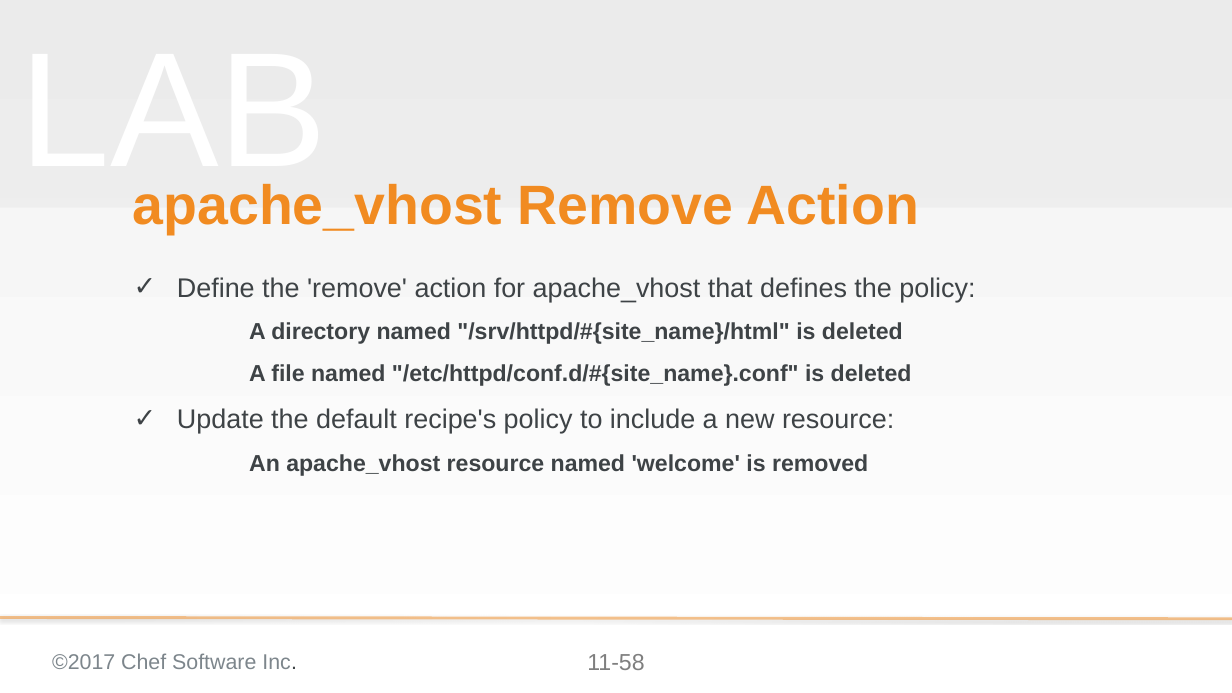
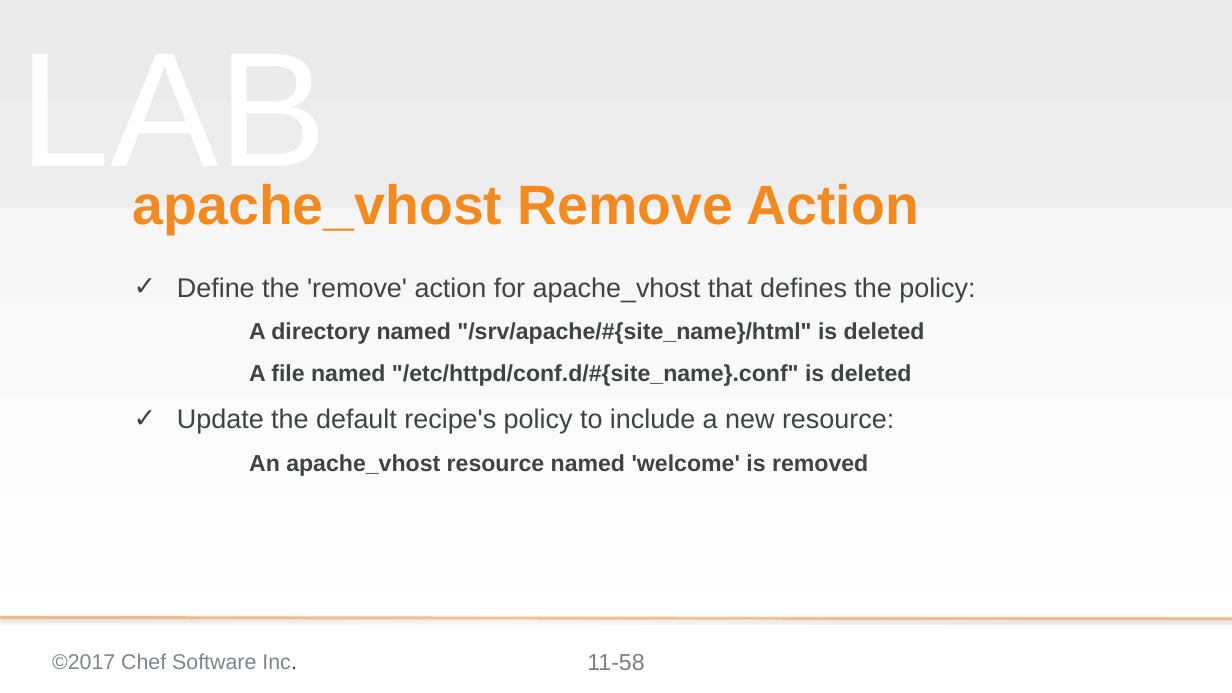
Before and after one commit to ericheiser/chef-intermediate, a slide deck: slide 58 of 11-creating_a_custom_resource.pptx. Drawn at 1232x693 pixels with LibreOffice and Linux fonts; fonts in the diff are those of the drawing; background and template pictures are left out. Boxes give left, top, right and bottom in pixels: in the first picture for what was removed or moved away, otherwise in the second. Text is boxed around its words. In the diff, an @@ line names an element or a change of style, - is before the commit and + after.

```diff
--- a/11-creating_a_custom_resource.pptx
+++ b/11-creating_a_custom_resource.pptx
@@ subtitle at (249,322,925,344): text changed @@
-  A directory named "/srv/httpd/#{site_name}/html" is deleted
+  A directory named "/srv/apache/#{site_name}/html" is deleted
```
Also in this commit, not shown: 12 other slides changed, 2 other files.
